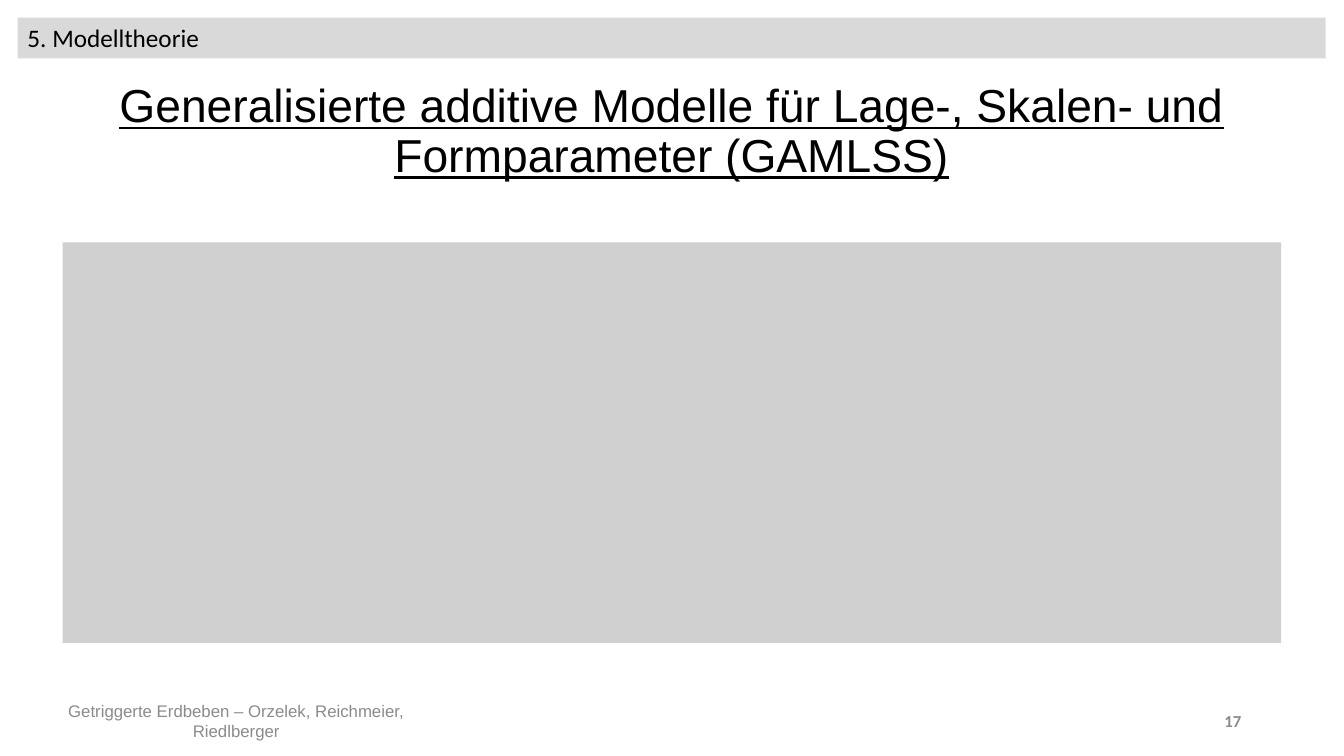
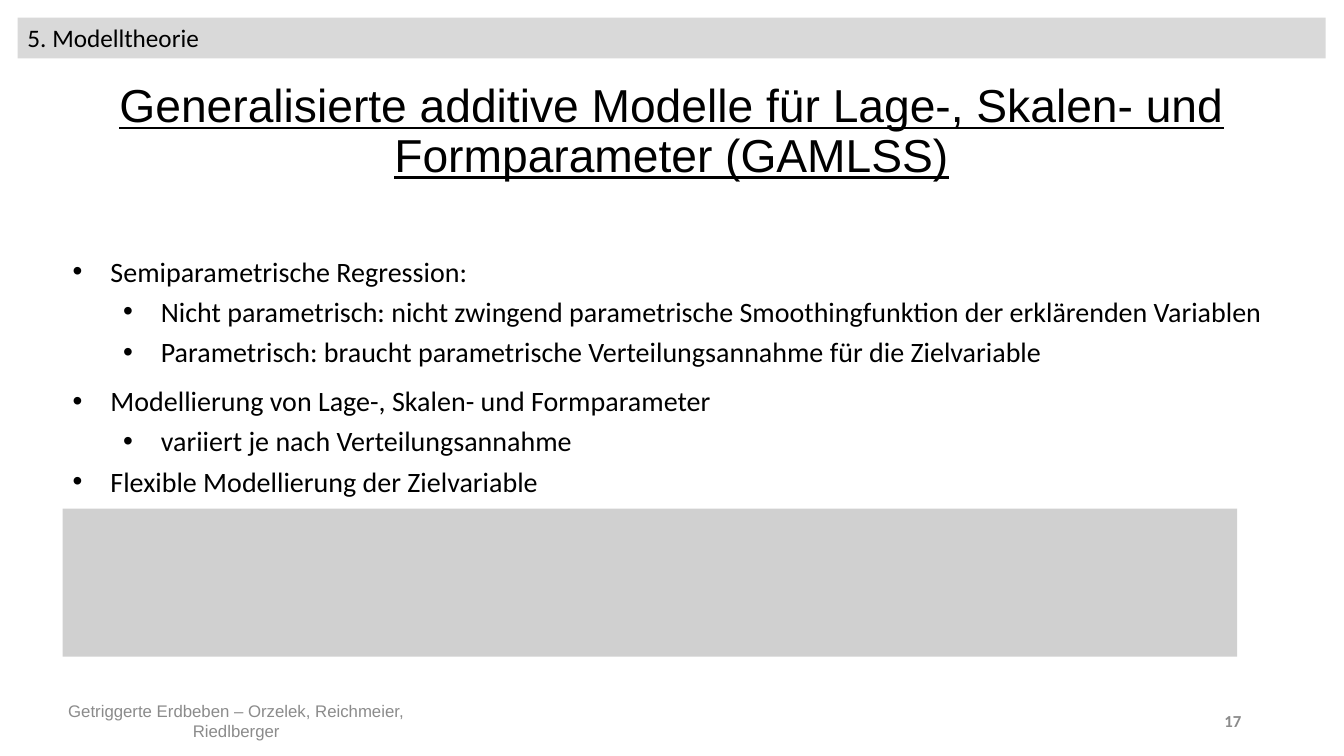
Before and after one commit to Kati77/Praktikum-Erdbeben, a slide deck: slide 17 of pp - AbschlusspräsentationX.pptx. Drawn at 1344x756 pixels with LibreOffice and Linux fonts; fonts in the diff are those of the drawing; grey boxes stand for pictures. Boxes give left, top, right and bottom in pixels: in the first picture for what was removed or moved away, otherwise in the second. Text is boxed around its words. In the diff, an @@ line names an element or a change of style, - is before the commit and + after.

```diff
--- a/pp - AbschlusspräsentationX.pptx
+++ b/pp - AbschlusspräsentationX.pptx
@@ picture removed at (x1=63, y1=242, x2=1281, y2=643) @@
@@ text added at (x1=110, y1=262, x2=1261, y2=367), 20 pt, text #000000 @@
+• Semiparametrische Regression:
+  • Nicht parametrisch: nicht zwingend parametrische Smoothingfunktion der erklärenden Variablen
+  • Parametrisch: braucht parametrische Verteilungsannahme für die Zielvariable
@@ text added at (x1=110, y1=391, x2=710, y2=497), 20 pt, text #000000 @@
+• Modellierung von Lage-, Skalen- und Formparameter
+  • variiert je nach Verteilungsannahme
+• Flexible Modellierung der Zielvariable
@@ picture added at (x1=63, y1=509, x2=1237, y2=657) @@
```
Also in this commit, not shown: 14 other slides changed, 1 slide removed, 1 other file.
